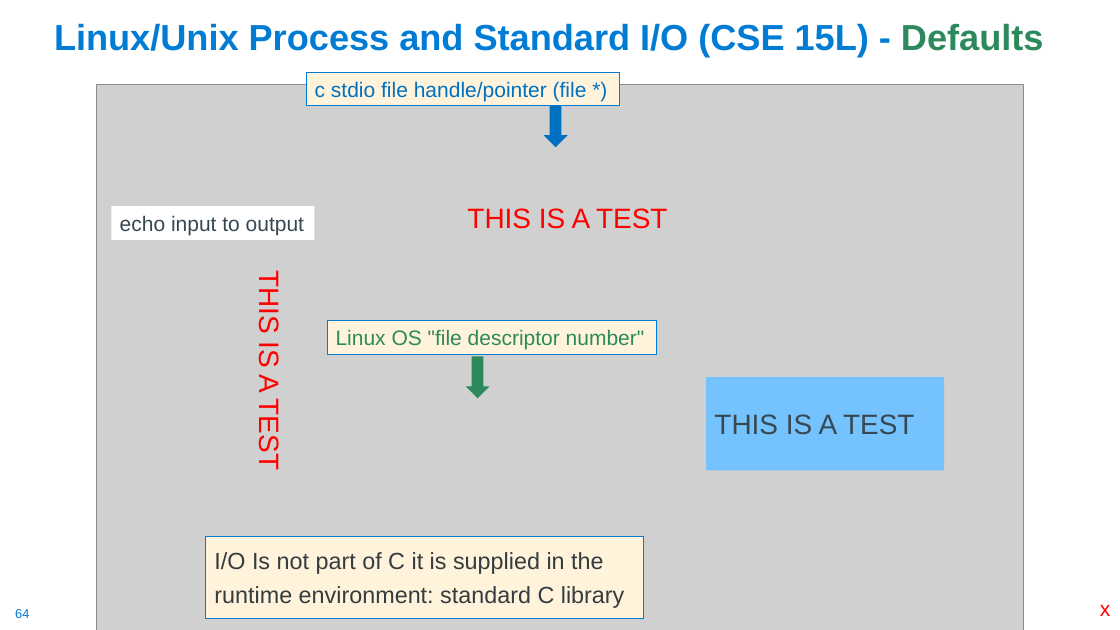
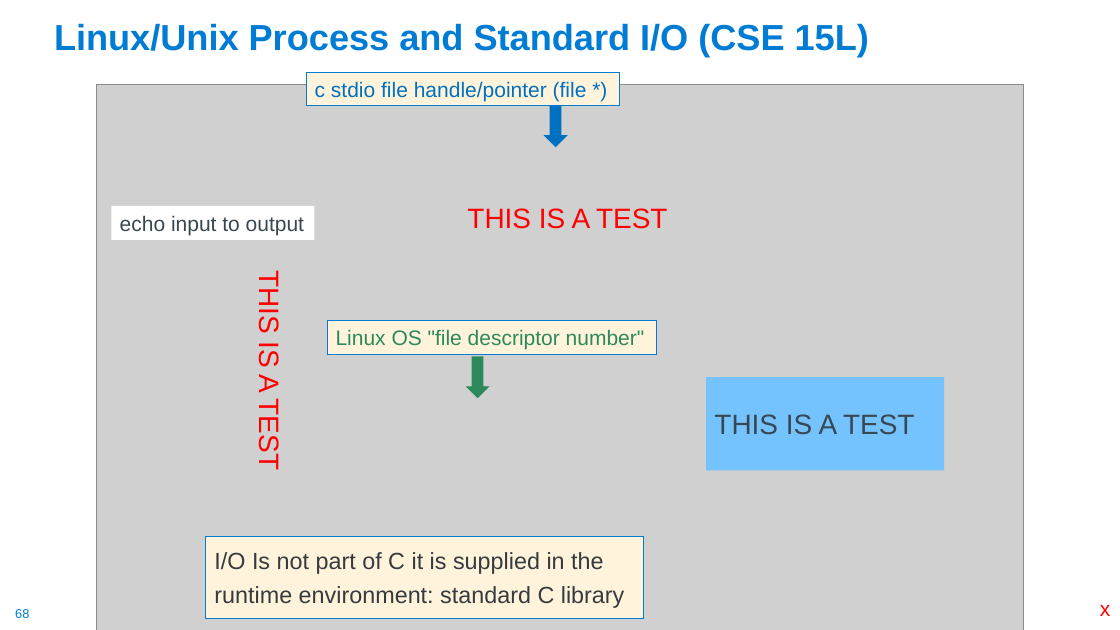
Before and after one commit to cse30-sp24/Muller-Slides, a slide deck: slide 68 of 01-C-Part1.pptx (slide 64 before the commit). Drawn at 1120x630 pixels with LibreOffice and Linux fonts; fonts in the diff are those of the drawing; grey boxes stand for pictures. Boxes give left, top, right and bottom in pixels: in the first picture for what was removed or moved away, otherwise in the second. Text is boxed around its words. In the diff, an @@ line names an element or a change of style, - is before the commit and + after.

```diff
--- a/01-C-Part1.pptx
+++ b/01-C-Part1.pptx
@@ title at bbox=[54, 23, 869, 56]: text changed @@
-Linux/Unix Process and Standard I/O (CSE 15L) - Defaults
+Linux/Unix Process and Standard I/O (CSE 15L)
@@ page number at bbox=[15, 609, 29, 618]: text changed @@
-64
+68
```
Also in this commit, not shown: 12 other slides changed, 1 slide added, 1 other file.
